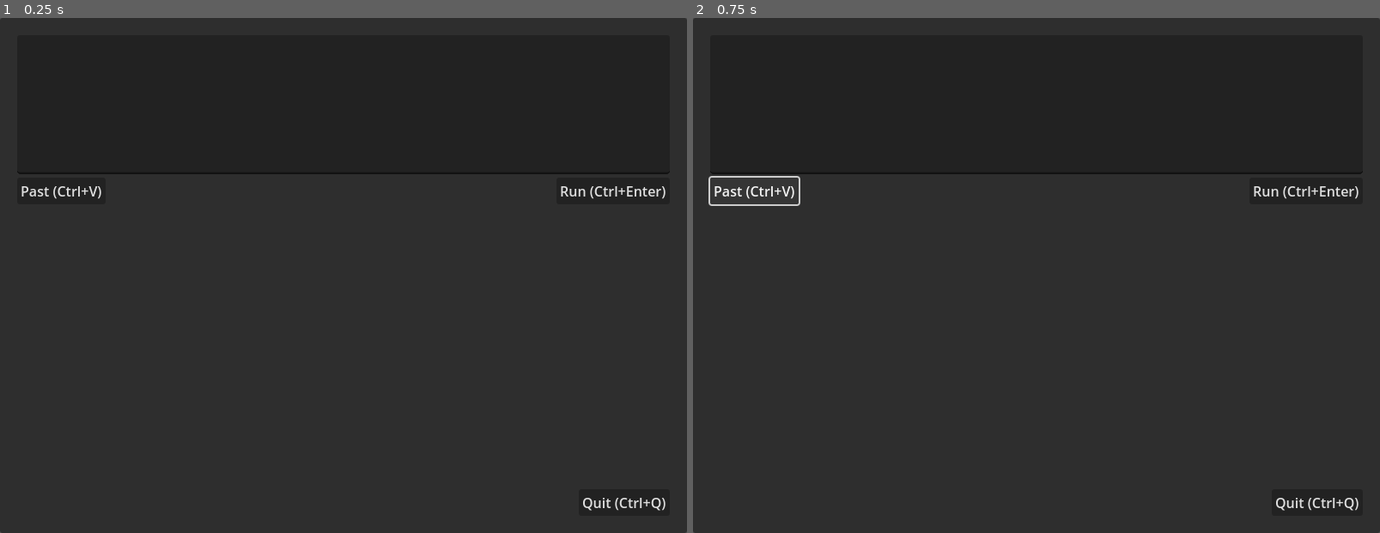
Above: before the commit, frames 1-2 (left to right).
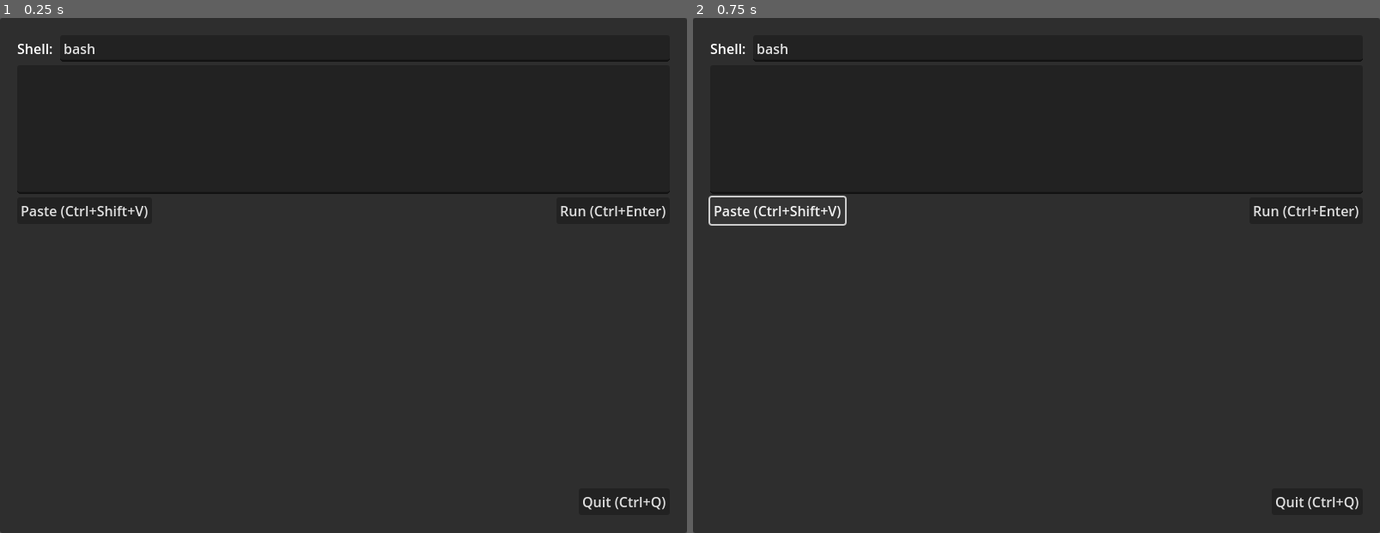
Above: after the commit, the same moments.

Repository: erwan-privat/godot-shell-tester
Game: Godot game, scene res://main.tscn
Two runs of this game, one before a commit and one after it. Both use one fixed random seed, a clock stepped at 60 frames per second and the inputs below. Before the commit the project has no main scene; this scene is started directly in both runs.
Inputs:
- Up to frame 1 (0.25 s): no input
- Up to frame 2 (0.75 s): click "Past (Ctrl+V)" (after the commit: "Paste (Ctrl+Shift+V)") at 0.5 s

The runs differ from the first frame. In frame 1, 0.9% of the frame differs, in the area x 2-97%, y 5-96%; in frame 2, 1.2%.

Commit message:
post init

Diff:
--- a/src/main.gd
+++ b/src/main.gd
@@ -1,25 +1,49 @@
 extends PanelContainer
 
 
+const TMP_SCRIPT_PATH := "user://tmp_script"
+
+
 func _input(event: InputEvent) -> void:
-	if event.is_action("ui_quit"):
+	if event.is_action("quit"):
 		request_quit()
+		accept_event()
 	elif event.is_action("paste"):
-		paste_from_clipboard()
+		# fix Godot Ctrl+Shift
+		if Input.is_key_pressed(KEY_SHIFT):
+			paste_from_clipboard()
+			accept_event()
 	elif event.is_action("run"):
-		run()
+		if Input.is_key_pressed(KEY_ENTER):
+			run()
+			accept_event()
 
+
+func _create_tmp_script(content: String) -> void:
+	var f := FileAccess.open(TMP_SCRIPT_PATH,
+			FileAccess.WRITE)
+	f.store_string(content)
+
+
+# func append_console(text: String) -> void:
+	# %Console.text += text
 
 
 func paste_from_clipboard() -> void:
-	print(get_stack()[0]["function"])
+	%Input.text = DisplayServer.clipboard_get()
 
 
 func run() -> void:
-	print(get_stack()[0]["function"])
+	_create_tmp_script(%Input.text)
+	var global_script_path := ProjectSettings.globalize_path(
+		TMP_SCRIPT_PATH)
+	#%PipedShell.run(global_script_path, [], append_console)
+	%PipedShell.run(global_script_path)
+	%PipedShell.output.connect(%Console.append_text)
 
 
 func request_quit() -> void:
 	print(get_stack()[0]["function"])
 	get_tree().root.propagate_notification(
 			NOTIFICATION_WM_CLOSE_REQUEST)
+	get_tree().quit()
--- a/src/main.tscn
+++ b/src/main.tscn
@@ -1,6 +1,10 @@
-[gd_scene load_steps=2 format=3 uid="uid://cyqjjas3plugi"]
+[gd_scene load_steps=4 format=3 uid="uid://cyqjjas3plugi"]
 
 [ext_resource type="Script" path="res://main.gd" id="1_kamue"]
+[ext_resource type="Script" path="res://piped_shell.gd" id="2_w1xnr"]
+
+[sub_resource type="SystemFont" id="SystemFont_gmwnd"]
+font_names = PackedStringArray("Monospace")
 
 [node name="Main" type="PanelContainer"]
 anchors_preset = 15
@@ -20,7 +24,20 @@
 [node name="VBoxContainer" type="VBoxContainer" parent="MarginContainer"]
 layout_mode = 2
 
+[node name="ShellBox" type="HBoxContainer" parent="MarginContainer/VBoxContainer"]
+layout_mode = 2
+
+[node name="ShellLbl" type="Label" parent="MarginContainer/VBoxContainer/ShellBox"]
+layout_mode = 2
+text = "Shell: "
+
+[node name="LineEdit" type="LineEdit" parent="MarginContainer/VBoxContainer/ShellBox"]
+layout_mode = 2
+size_flags_horizontal = 3
+text = "bash"
+
 [node name="Input" type="TextEdit" parent="MarginContainer/VBoxContainer"]
+unique_name_in_owner = true
 layout_mode = 2
 size_flags_vertical = 3
 
@@ -29,7 +46,7 @@
 
 [node name="PastBtn" type="Button" parent="MarginContainer/VBoxContainer/ButtonsHBox"]
 layout_mode = 2
-text = "Past (Ctrl+V)"
+text = "Paste (Ctrl+Shift+V)"
 
 [node name="Control" type="Control" parent="MarginContainer/VBoxContainer/ButtonsHBox"]
 layout_mode = 2
@@ -39,11 +56,22 @@
 layout_mode = 2
 text = "Run (Ctrl+Enter)"
 
-[node name="Console" type="RichTextLabel" parent="MarginContainer/VBoxContainer"]
+[node name="MarginContainer" type="MarginContainer" parent="MarginContainer/VBoxContainer"]
 layout_mode = 2
 size_flags_vertical = 3
 size_flags_stretch_ratio = 2.0
+theme_override_constants/margin_left = 10
+theme_override_constants/margin_top = 10
+theme_override_constants/margin_right = 10
+theme_override_constants/margin_bottom = 10
+
+[node name="Console" type="RichTextLabel" parent="MarginContainer/VBoxContainer/MarginContainer"]
+unique_name_in_owner = true
+layout_mode = 2
 focus_mode = 2
+theme_override_fonts/normal_font = SubResource("SystemFont_gmwnd")
+theme_override_font_sizes/normal_font_size = 12
+bbcode_enabled = true
 scroll_following = true
 tab_size = 2
 context_menu_enabled = true
@@ -60,3 +88,11 @@
 layout_mode = 2
 size_flags_horizontal = 4
 text = "Quit (Ctrl+Q)"
+
+[node name="PipedShell" type="Node" parent="."]
+unique_name_in_owner = true
+script = ExtResource("2_w1xnr")
+
+[connection signal="pressed" from="MarginContainer/VBoxContainer/ButtonsHBox/PastBtn" to="." method="paste_from_clipboard"]
+[connection signal="pressed" from="MarginContainer/VBoxContainer/ButtonsHBox/RunBtn" to="." method="run"]
+[connection signal="pressed" from="MarginContainer/VBoxContainer/HBoxContainer/QuitBtn" to="." method="request_quit"]
--- /dev/null
+++ b/src/piped_shell.gd
@@ -0,0 +1,112 @@
+class_name PipedShell
+extends Node
+## PipedShell node is used to launch in a new thread a call
+## to `OS.execute_with_pipe` while printing asynchronously
+## stout and stderr with callback `print` function. Assumes
+## it will be used with a `RichTextLabel`, but the BBCode
+## formating can be disabled with the property
+## `use_bbcode_stderr`.
+## Note: do not use RichTextLabe.append_text for the
+## callback as it will not interpret the BBCode correctly.
+## a quick fix for that can be using a lambda function
+## appending directly like `func (t): $RichTextLabel += t`.
+## FIXME stderr is always printed after stdout, redirection
+## possible? Maybe is OS.execution source.
+## TODO /usr/bin/env python3,bash,...
+## TODO use signals instead of callback?
+## TODO add export var to activate auto \n,\r\n appending
+
+
+signal output(line: String)
+
+@export var use_bbcode_stderr: bool = true
+var _thread: Thread
+var _stdio: FileAccess
+var _stderr: FileAccess
+var _pid: int = 0
+
+
+func abort():
+	if _pid == 0:
+		return
+
+	OS.kill(_pid)
+	print("killed pid ", _pid)
+	_pid = 0
+	_thread.wait_to_finish()
+	_thread = null
+	pass
+
+
+func run(command: String, args: PackedStringArray = [],
+		) -> void:
+	abort()
+	assert(_thread == null)
+	_thread = Thread.new()
+	_thread.start(_shell.bind(command, args))
+
+
+func _shell1(command: String, args: PackedStringArray,
+		cb: Callable) -> void:
+
+	var dic := OS.execute_with_pipe(command, args)
+
+	_stdio = dic.stdio
+	_stderr = dic.stderr
+	_pid = dic.pid
+
+	print("started process id %d\n" % _pid)
+	cb.call_deferred("started process id %d\n" % _pid)
+
+	while _stdio.is_open() and _stdio.get_error() == OK:
+		var c = char(_stdio.get_8())
+
+		if use_bbcode_stderr:
+			if c == "[":
+				c = "[lb]"
+			elif c == "]":
+				c = "[rb]"
+
+		cb.call_deferred(c)
+
+	if use_bbcode_stderr:
+		cb.call_deferred("[color=#ff8800]")
+
+	while _stderr.is_open() and _stderr.get_error() == OK:
+		cb.call_deferred(char(_stderr.get_8()))
+
+	if use_bbcode_stderr:
+		cb.call_deferred("[/color]")
+
+	_thread.wait_to_finish.call_deferred()
+
+func _shell(command: String, args: PackedStringArray) \
+		-> void:
+
+	var dic := OS.execute_with_pipe(command, args)
+	_stdio = dic.stdio
+	_stderr = dic.stderr
+	_pid = dic.pid
+
+	while _stdio.is_open():
+		if _stdio.get_error() == OK:
+			var line := _stdio.get_line()
+
+			if use_bbcode_stderr:
+				line = line.replace("[", "[lb]")
+
+			output.emit.call_deferred(line)
+			pass
+		else:
+			var line := _stderr.get_line()
+			if line != "":
+				if use_bbcode_stderr:
+					line = "[color=#ff8888]" + line + "[/color]"
+				output.emit.call_deferred(line)
+			else:
+				break
+	clean_thread()
+
+func clean_thread():
+	_stdio.close()
+	OS.kill(_pid)
--- a/src/project.godot
+++ b/src/project.godot
@@ -11,6 +11,7 @@
 [application]
 
 config/name="godot-shell-tester"
+run/main_scene="res://main.tscn"
 config/features=PackedStringArray("4.3", "GL Compatibility")
 run/low_processor_mode=true
 config/icon="res://icon.svg"
Not shown, changed: .gitignore
